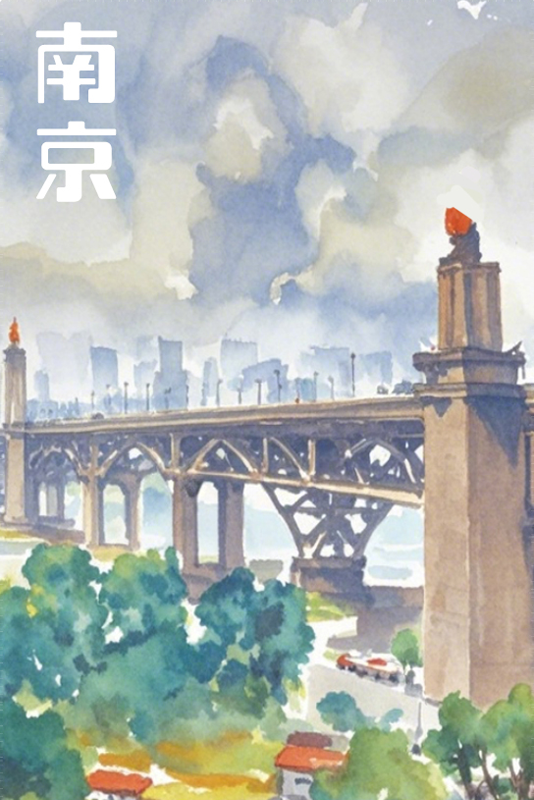
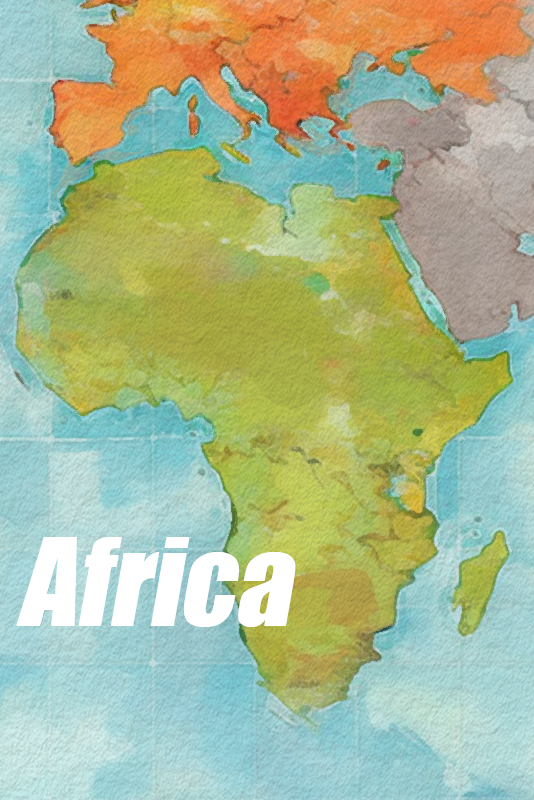
Before/after of a 534x800 layered artwork. What changed in the layer stack:
added layer "Africa" above "feizhou" over (x1=16, y1=537, x2=296, y2=627)
renamed "图层 17" to "feizhou", painted on it over (x1=0, y1=0, x2=534, y2=800)
